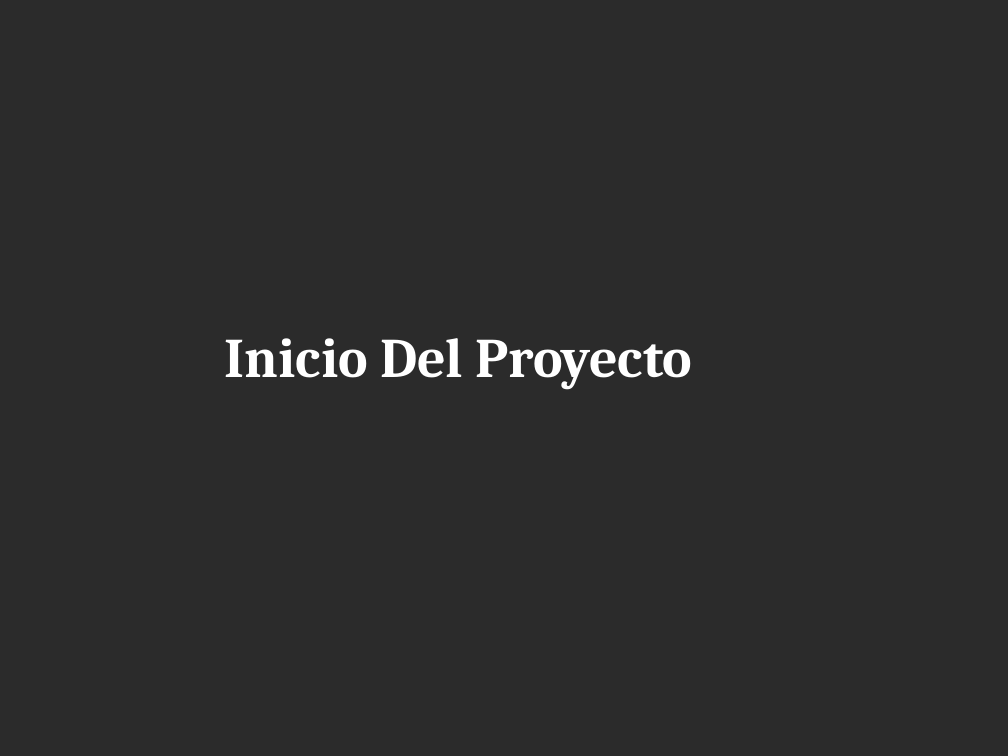
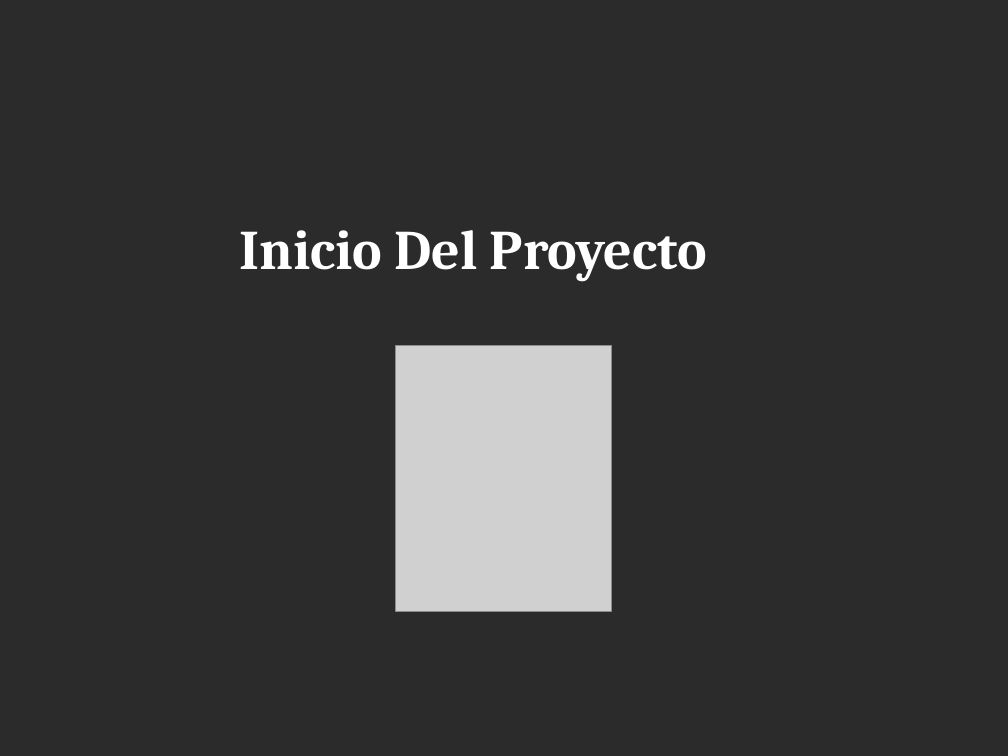
Before and after one commit to Estudiantina/Estudiantina, a slide deck: slide 5 of documentacion/presentacion/presentacion.odp (slide 2 before the commit). Drawn at 1008x756 pixels with LibreOffice and Linux fonts; fonts in the diff are those of the drawing; grey boxes stand for pictures; background and template pictures are left out; a plain dark background stands for a picture behind light text. Boxes give left, top, right and bottom in pixels: in the first picture for what was removed or moved away, otherwise in the second. Text is boxed around its words. In the diff, an @@ line names an element or a change of style, - is before the commit and + after.

Commit message:
agregar cambios en plantilla presentacion del proyecto

```diff
--- a/documentacion/presentacion/presentacion.odp
+++ b/documentacion/presentacion/presentacion.odp
@@ text "Inicio Del Proyecto": place and size @@
-text "Inicio Del Proyecto" at [225, 338, 693, 390]
+text "Inicio Del Proyecto" at [239, 230, 707, 282]
@@ picture added at [396, 346, 612, 611] @@
```
Also in this commit, not shown: 5 other slides changed, 3 slides added.
